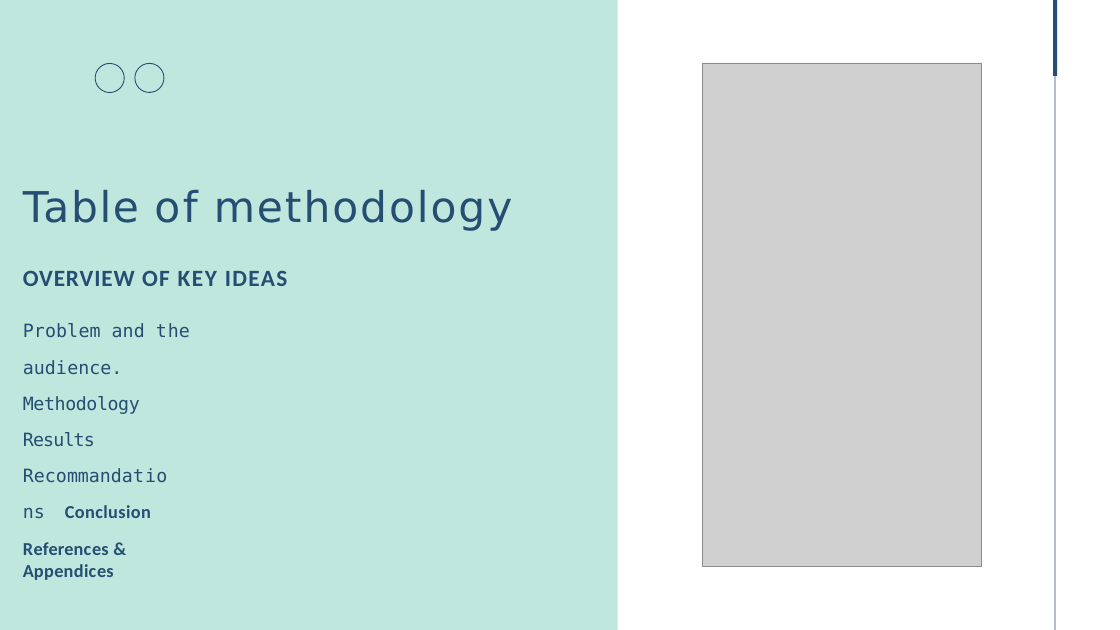
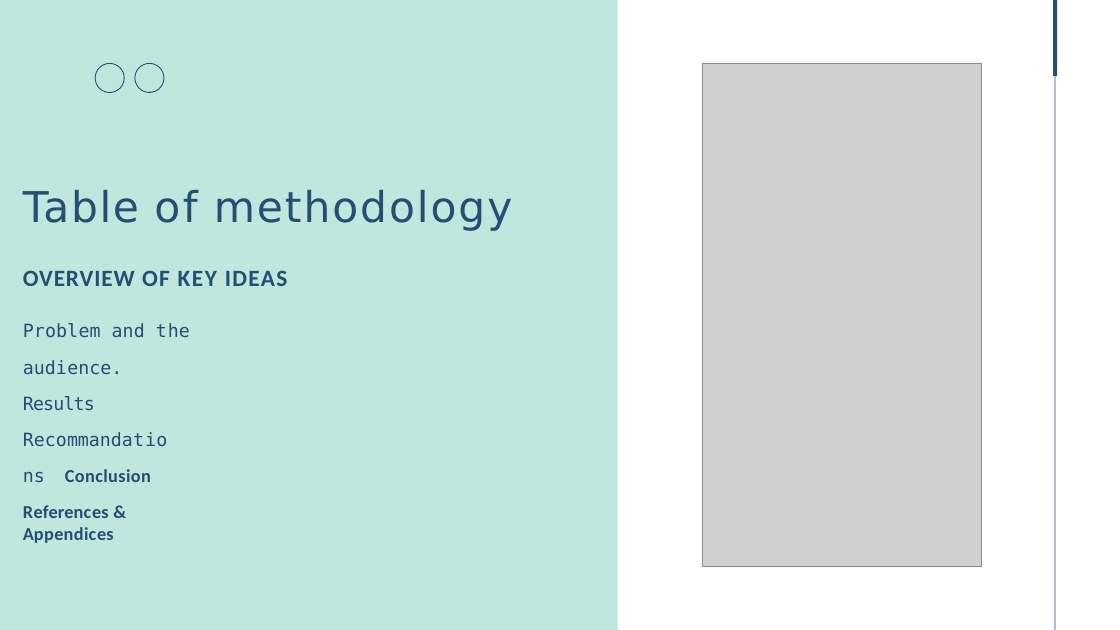
Before and after one commit to Chrismond-Versailles/Abortion-Case-in-Haiti-Capstone-project, a slide deck: slide 2 of SodaPDF-converted-Presentation capstone..pptx. Drawn at 1120x630 pixels with LibreOffice and Linux fonts; fonts in the diff are those of the drawing; grey boxes stand for pictures; background and template pictures are left out. Boxes give left, top, right and bottom in pixels: in the first picture for what was removed or moved away, otherwise in the second. Text is boxed around its words. In the diff, an @@ line names an element or a change of style, - is before the commit and + after.

```diff
--- a/SodaPDF-converted-Presentation capstone..pptx
+++ b/SodaPDF-converted-Presentation capstone..pptx
@@ text at [23, 323, 190, 374]: text changed @@
-Problem and the audience. Methodology
+Problem and the audience.
```
Also in this commit, not shown: 4 other slides changed, 1 slide added, 1 slide removed.
